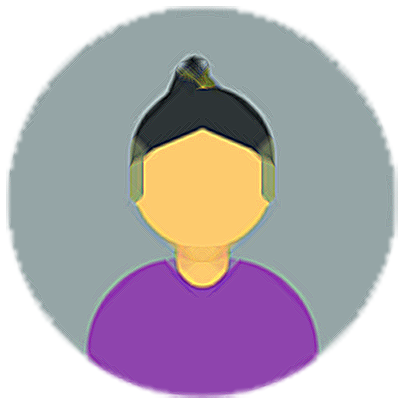
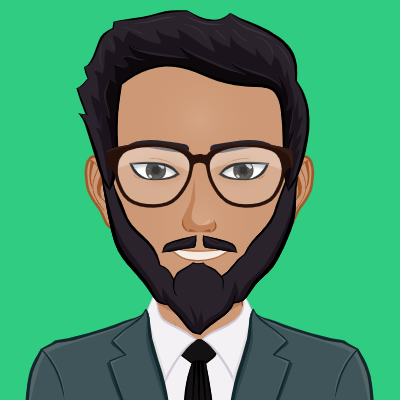
Layer changes from the first w=400, h=400 image to the second:
added layer "myAvatar" above "Layer 15" over [0, 0, 400, 400]
hid "Layer 15" over [6, 6, 398, 398]
